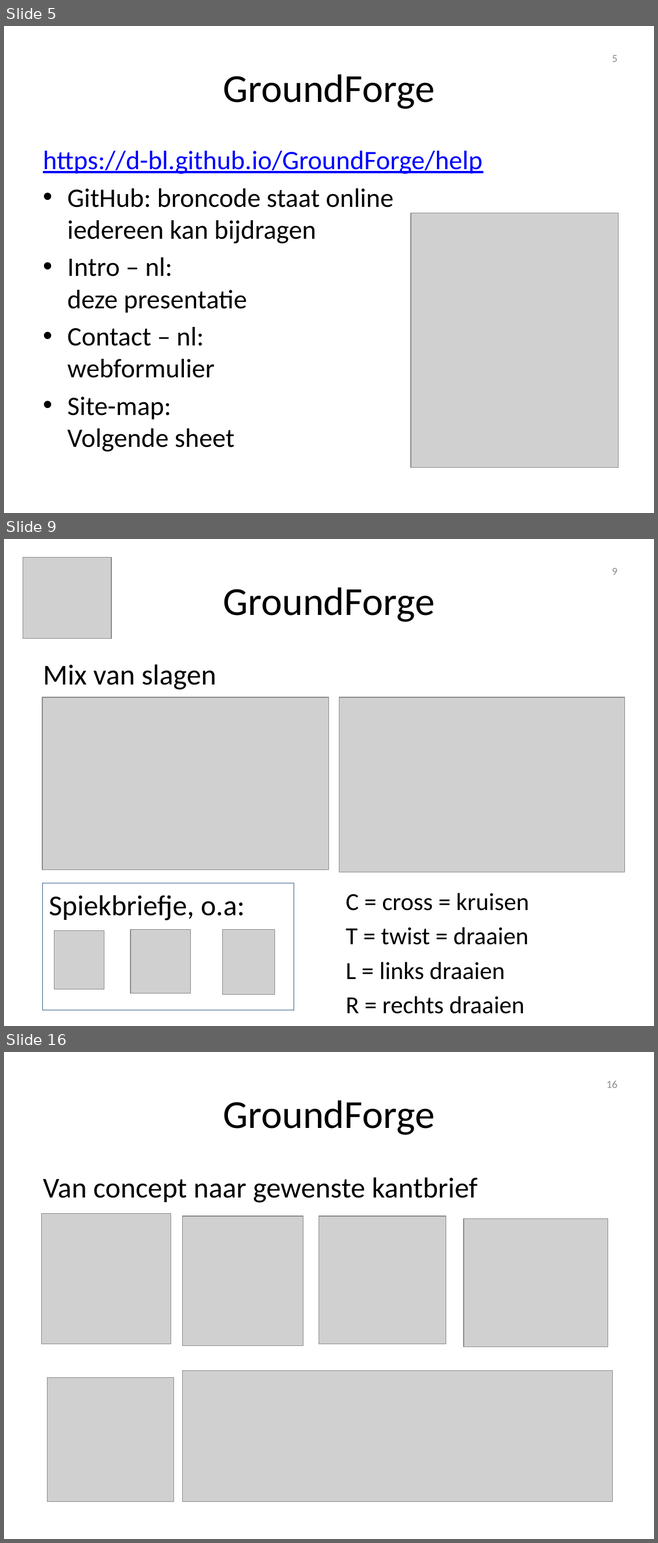
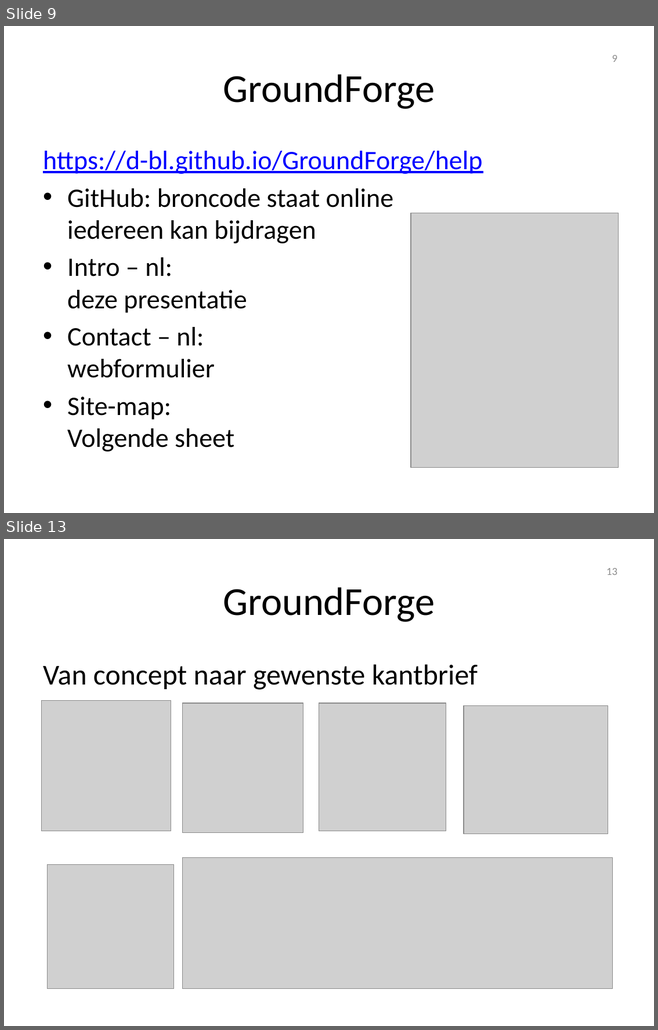
Before and after one commit to d-bl/GroundForge-help, a slide deck: docs/help/NL.pptx. Shown one above the other, each under a label of ours: slides 5, 9 and 16 before the commit, slides 9 and 13 after it; the slides between them are not shown. The pictures are 658x1543 and 658x1030 pixels, drawn with LibreOffice and Linux fonts; fonts in the diff are those of the drawing; grey boxes stand for pictures; background and template pictures are left out. Boxes give left, top, right and bottom in pixels: in the first picture for what was removed or moved away, otherwise in the second. Text is boxed around its words. In the diff, an @@ line names an element or a change of style, - is before the commit and + after.

```diff
--- a/docs/help/NL.pptx
+++ b/docs/help/NL.pptx
@@ slide 9 removed at <box>4,539,654,1026</box>, background #FFFFFF @@
@@ picture removed at <box>23,558,111,639</box> @@
@@ page number removed at <box>612,568,617,575</box> @@
-9
@@ title removed at <box>223,587,434,622</box> @@
-GroundForge
@@ text removed at <box>43,664,216,690</box> @@
-Mix van slagen
@@ picture removed at <box>42,697,329,870</box> @@
@@ picture removed at <box>339,697,625,873</box> @@
@@ text removed at <box>346,893,529,1014</box> @@
-C = cross = kruisen
-T = twist = draaien
-L = links draaien
-R = rechts draaien
@@ group removed at <box>42,884,294,1010</box>: 3 pictures, 1 rectangle @@
-Spiekbriefje, o.a:
@@ what was slide 5 is now slide 9 @@
@@ page number at <box>612,55,617,62</box>: text changed @@
-5
+9
@@ what was slide 16 is now slide 13 @@
@@ page number at <box>606,568,617,575</box>: text changed @@
-16
+13
```
Also in this commit, not shown: 10 slides changed, 4 slides added, 7 other slides removed, 1 other file.
